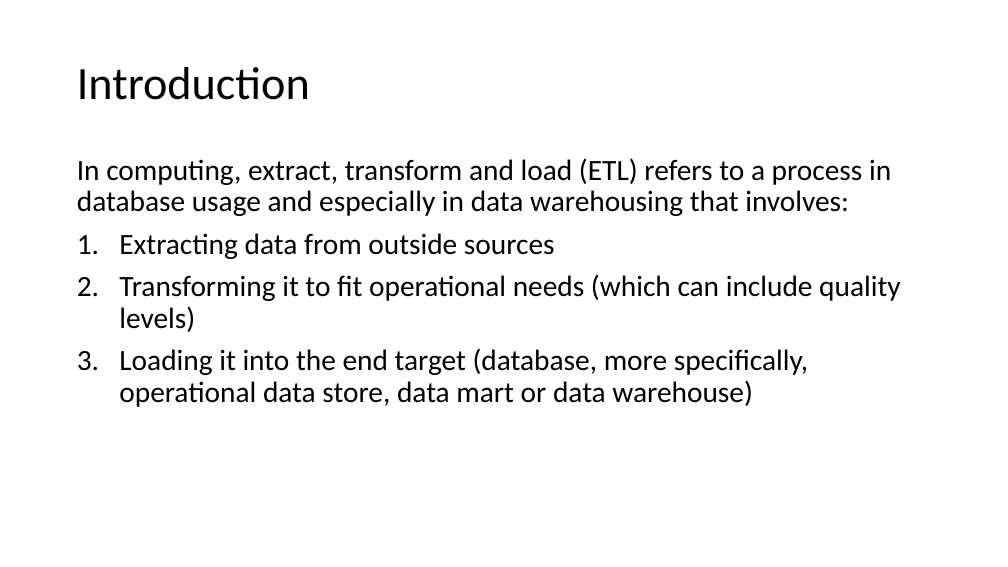
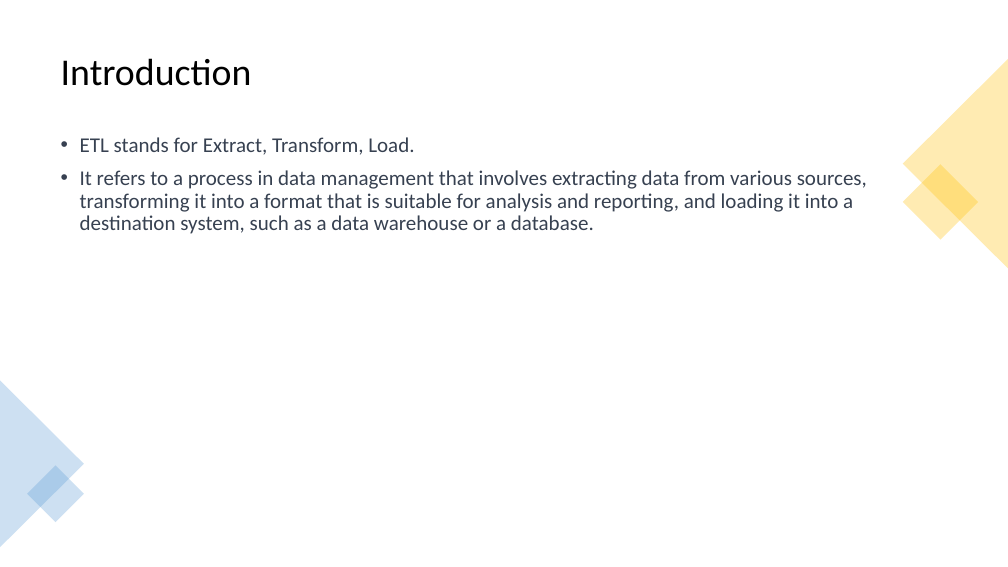
Before and after one commit to Daudsarfraz/CS4048-Data-Scienc, a slide deck: slide 2 of Slides/07_ETL.pptx. Drawn at 1008x567 pixels with LibreOffice and Linux fonts; fonts in the diff are those of the drawing. Boxes give left, top, right and bottom in pixels: in the first picture for what was removed or moved away, otherwise in the second. Text is boxed around its words. In the diff, an @@ line names an element or a change of style, - is before the commit and + after.

```diff
--- a/Slides/07_ETL.pptx
+++ b/Slides/07_ETL.pptx
@@ title "Introduction": place and size @@
-title "Introduction" at <box>77,67,310,100</box>
+title "Introduction" at <box>61,58,252,86</box>
@@ title "Introduction" at <box>61,58,252,86</box>: size 44 to 36 pt @@
@@ triangle added at <box>903,59,1008,268</box>, fill #FFC000 at 30% opacity @@
@@ text at <box>80,137,867,234</box>: text changed; size 28 to 20 pt; text colour #000000 to #374151 @@
-In computing, extract, transform and load (ETL) refers to a process in database usage and especially in data warehousing that involves:
-1. Extracting data from outside sources
-2. Transforming it to fit operational needs (which can include quality levels)
-3. Loading it into the end target (database, more specifically, operational data store, data mart or data warehouse)
+• ETL stands for Extract, Transform, Load.
+• It refers to a process in data management that involves extracting data from various sources, transforming it into a format that is suitable for analysis and reporting, and loading it into a destination system, such as a data warehouse or a database.
@@ rectangle added at <box>903,164,979,240</box>, fill #FFC000 at 30% opacity @@
@@ triangle added at <box>0,380,84,547</box>, fill #5B9BD5 at 30% opacity @@
@@ rectangle added at <box>27,465,84,522</box>, fill #5B9BD5 at 30% opacity @@
```
Also in this commit, not shown: 27 other slides changed, 2 slides added, 3 slides removed, 9 other files.
